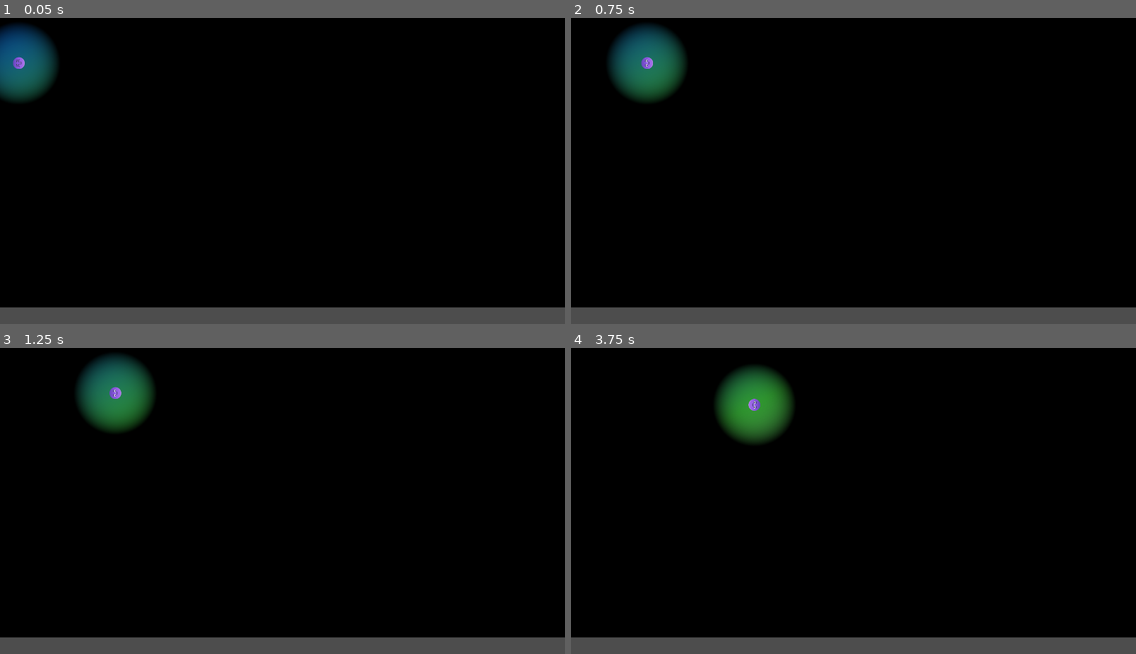
Above: before the commit, frames 1-4 (two rows, left to right).
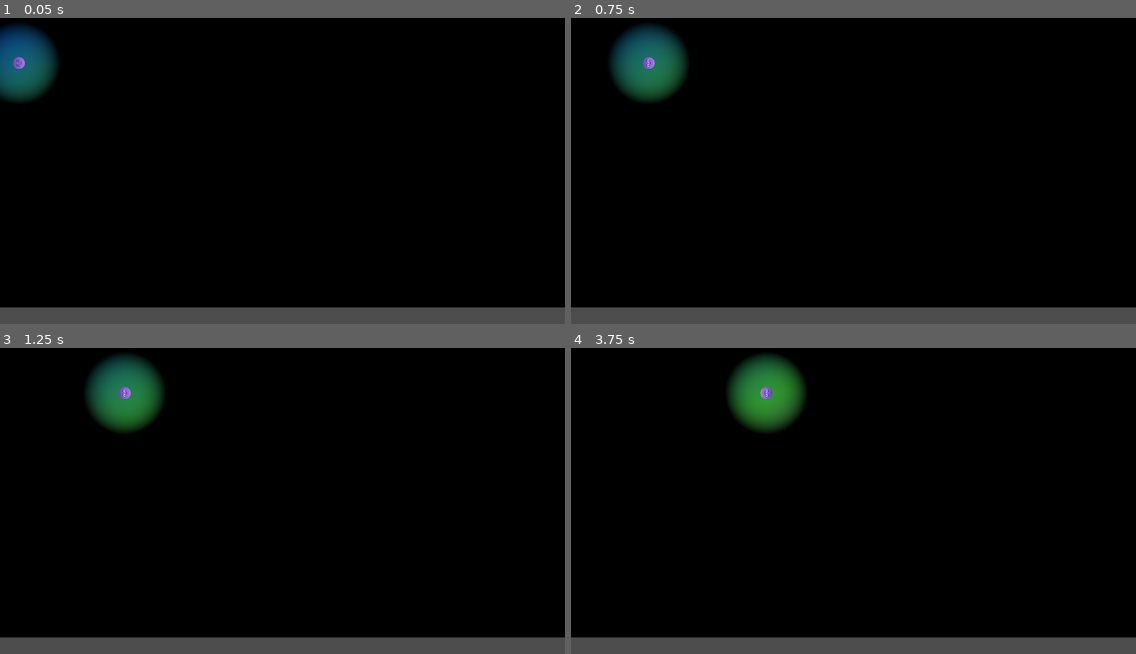
Above: after the commit, the same moments.

Repository: FeniXb3/Myopia
Game: Godot game, scene res://game.tscn
Same seed, same stepped clock (60 frames per second), same inputs: the game is played once before the commit and once after it.
Inputs:
- Up to frame 1 (0.05 s): no input
- Up to frame 2 (0.75 s): hold D (move_right) from 0.53 s (still down)
- Up to frame 3 (1.25 s): keep holding D (move_right)
- Up to frame 4 (3.75 s): release D (move_right) at 1.28 s; hold S (move_down) 1.28-2.03 s; hold D (move_right) 2.03-2.78 s; hold W (move_up) 2.78-3.53 s; hold A (move_left) from 3.53 s (still down)

Frame 1 is identical in both runs. In frame 2, less than 0.1% of the frame differs, in the area x 12-15%, y 12-17%; in frame 3, 1.6%; in frame 4, 2.7%, in the area x 25-42%, y 2-32%.

Commit message:
Add basic body collision

Diff:
--- a/body_part.tscn
+++ b/body_part.tscn
@@ -1,6 +1,22 @@
-[gd_scene load_steps=2 format=3 uid="uid://b0sht8mmbkkud"]
+[gd_scene load_steps=5 format=3 uid="uid://b0sht8mmbkkud"]
 
 [ext_resource type="Texture2D" uid="uid://btig8oco2in55" path="res://player/body_parts/purple_body_squircle.png" id="1_oot2d"]
+[ext_resource type="Script" path="res://player/body_part.gd" id="2_6rd8h"]
+[ext_resource type="Resource" uid="uid://c5eoj1iyq2kc1" path="res://variable_resources/delay.tres" id="3_jsnpg"]
+
+[sub_resource type="RectangleShape2D" id="RectangleShape2D_oaior"]
+size = Vector2(80, 80)
 
 [node name="BodyPart" type="Sprite2D"]
 texture = ExtResource("1_oot2d")
+script = ExtResource("2_6rd8h")
+delay = ExtResource("3_jsnpg")
+
+[node name="Area2D" type="Area2D" parent="."]
+unique_name_in_owner = true
+collision_mask = 0
+
+[node name="CollisionShape2D" type="CollisionShape2D" parent="Area2D"]
+shape = SubResource("RectangleShape2D_oaior")
+
+[connection signal="area_entered" from="Area2D" to="." method="_on_area_2d_area_entered"]
--- a/game.gd
+++ b/game.gd
@@ -7,11 +7,14 @@
 func _ready():
 	game_over_layer.hide()
 	SignalBus.collectible_entered.connect(_on_collectible_entered)
+	SignalBus.game_over.connect(_on_game_over)
 
 func _on_collectible_entered(area: Area2D):
-	#game_over_layer.show()
 	spawn_collectible()
 
 func spawn_collectible() -> void:
 	var collectible : Node2D = collectible_scene.instantiate()
 	call_deferred("add_child", collectible)
+
+func _on_game_over():
+	game_over_layer.show()
--- a/game.tscn
+++ b/game.tscn
@@ -70,6 +70,6 @@
 grow_horizontal = 2
 grow_vertical = 2
 theme_override_font_sizes/font_size = 100
-text = "You won!"
+text = "Game OVER"
 horizontal_alignment = 1
 vertical_alignment = 1
--- /dev/null
+++ b/player/body_part.gd
@@ -0,0 +1,20 @@
+extends Sprite2D
+
+@export var delay : FloatVariable
+@onready var area_2d = %Area2D
+
+# Called when the node enters the scene tree for the first time.
+func _ready():
+	var collision_enable_tween = create_tween()
+	collision_enable_tween.tween_callback(func(): area_2d.collision_mask = 2).set_delay(delay.value*5)
+
+
+
+# Called every frame. 'delta' is the elapsed time since the previous frame.
+func _process(delta):
+	pass
+
+
+func _on_area_2d_area_entered(area):
+	SignalBus.body_collided.emit(area)
+	print("Body collided!")
--- a/player/player.gd
+++ b/player/player.gd
@@ -15,6 +15,7 @@
 @export var grid_size := Vector2(1920, 1080)
 @onready var area_2d = %Area2D
 @onready var collected_audio_steam_player = %CollectedAudioSteamPlayer
+@onready var front_area = %FrontArea
 
 # Called when the node enters the scene tree for the first time.
 func _ready():
@@ -22,6 +23,7 @@
 	delay.value_changed.connect(_on_delay_changed)
 	tween_movement.value_changed.connect(_on_tween_movement_changed)
 	SignalBus.collectible_entered.connect(_on_collectible_entered)
+	SignalBus.body_collided.connect(_on_body_collided)
 	setup_move_tween()
 	for part in body_container.get_children():
 		body_parts.append(part)
@@ -76,9 +78,10 @@
 	if tween_movement.value:
 		setup_move_tween()
 	else:
-		var last_part : Sprite2D = body_parts.pop_back()
-		last_part.position = head.position
-		body_parts.insert(0, last_part)
+		if not body_parts.is_empty():
+			var last_part : Sprite2D = body_parts.pop_back()
+			last_part.position = head.position
+			body_parts.insert(0, last_part)
 		head.position = player_position.value
 		#position = player_position.value
 
@@ -100,4 +103,10 @@
 	var last_element = body_parts[-1] if body_parts.size() > 0 else head
 	new_part.position = last_element.position
 	body_parts.append(new_part)
-	body_container.add_child(new_part)
+	body_container.call_deferred("add_child", new_part)
+
+func _on_body_collided(area: Area2D) -> void:
+	if area != front_area:
+		return
+
+	SignalBus.game_over.emit()
--- a/player/player.tscn
+++ b/player/player.tscn
@@ -31,6 +31,8 @@
 
 [sub_resource type="RectangleShape2D" id="RectangleShape2D_xywwl"]
 size = Vector2(80, 80)
+
+[sub_resource type="RectangleShape2D" id="RectangleShape2D_k603d"]
 
 [node name="Player" type="Node2D"]
 script = ExtResource("1_s5fx7")
@@ -71,7 +73,14 @@
 rotation = -1.5708
 texture = ExtResource("3_dtwqp")
 
+[node name="FrontArea" type="Area2D" parent="Head"]
+unique_name_in_owner = true
+position = Vector2(0, -30)
+collision_layer = 2
+
+[node name="CollisionShape2D" type="CollisionShape2D" parent="Head/FrontArea"]
+shape = SubResource("RectangleShape2D_k603d")
+debug_color = Color(0.835294, 0.6, 0.701961, 0.419608)
+
 [node name="BodyContainer" type="Node2D" parent="."]
 unique_name_in_owner = true
-
-[connection signal="area_entered" from="Head/Area2D" to="." method="_on_area_2d_area_entered"]
--- a/signal_bus.gd
+++ b/signal_bus.gd
@@ -1,3 +1,5 @@
 extends Node
 
 signal collectible_entered(area: Area2D)
+signal body_collided(area: Area2D)
+signal game_over()
--- a/variable_resources/tween_movement.tres
+++ b/variable_resources/tween_movement.tres
@@ -4,4 +4,4 @@
 
 [resource]
 script = ExtResource("1_5sfy6")
-value = true
+value = false
Not shown: 1 places in player/player.tscn that only renumber resources
